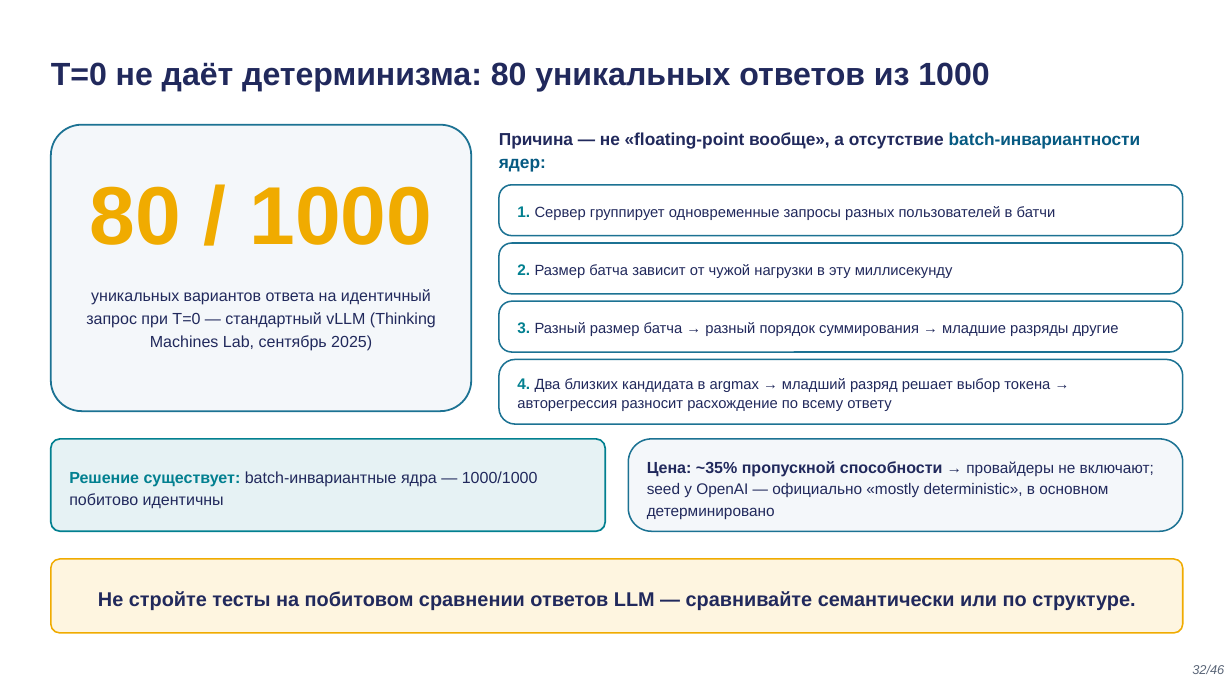
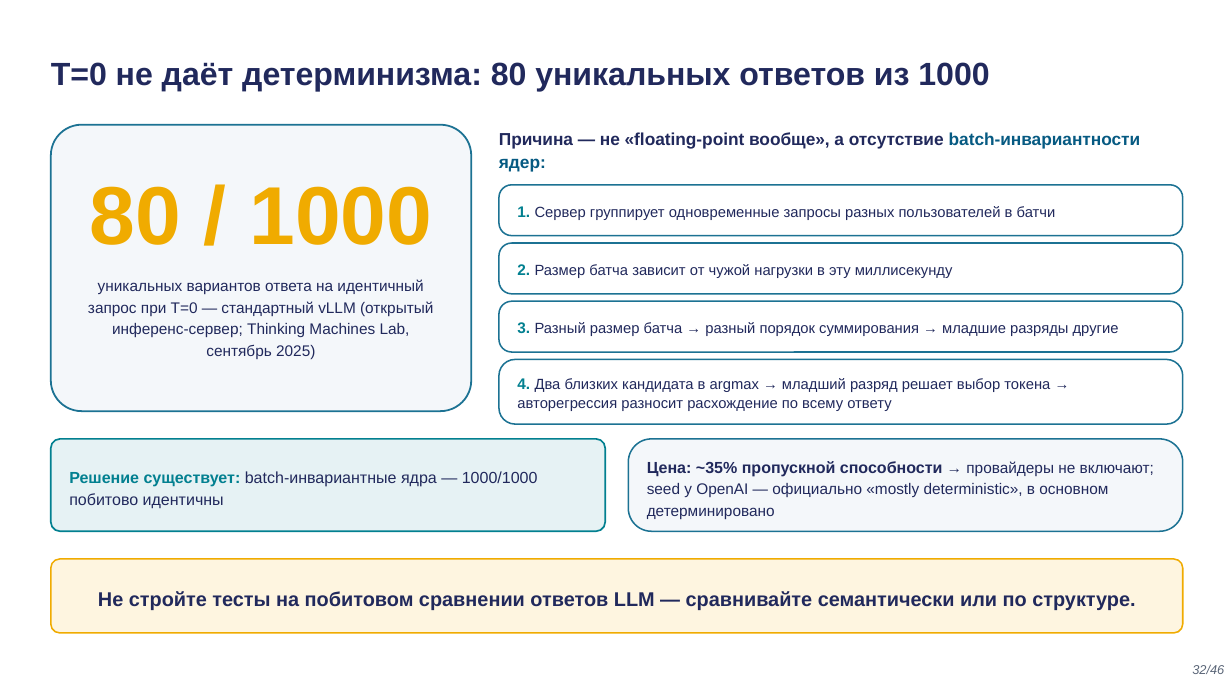
Before and after one commit to tellina-study/AI-usage-lessons, a slide deck: slide 32 of library/lectures/lec-02/rendered/lec-02.pptx. Drawn at 1232x693 pixels with LibreOffice and Linux fonts; fonts in the diff are those of the drawing. Boxes give left, top, right and bottom in pixels: in the first picture for what was removed or moved away, otherwise in the second. Text is boxed around its words. In the diff, an @@ line names an element or a change of style, - is before the commit and + after.

```diff
--- a/library/lectures/lec-02/rendered/lec-02.pptx
+++ b/library/lectures/lec-02/rendered/lec-02.pptx
@@ text at [88, 279, 433, 359]: text changed; size 12.5 to 12 pt @@
-уникальных вариантов ответа на идентичный запрос при T=0 — стандартный vLLM (Thinking Machines Lab, сентябрь 2025)
+уникальных вариантов ответа на идентичный запрос при T=0 — стандартный vLLM (открытый инференс-сервер; Thinking Machines Lab, сентябрь 2025)
```
Also in this commit, not shown: 11 other slides changed, 22 other files.
